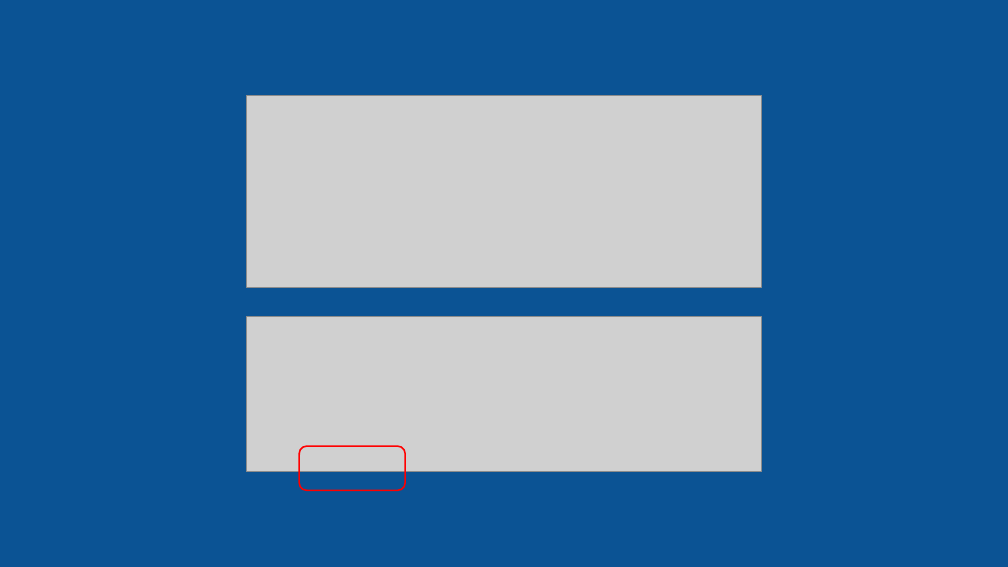
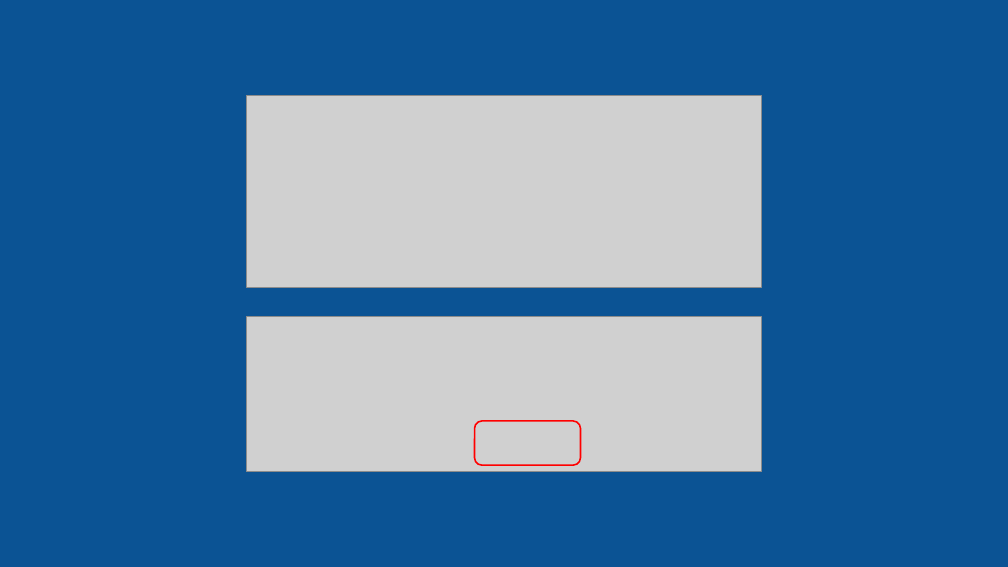
Before and after one commit to phil-a10/Talks, a slide deck: slide 24 of Data Engineering Using Free Tools/Learn Data Engineering For Free.pptx (slide 20 before the commit). Drawn at 1008x567 pixels with LibreOffice and Linux fonts; fonts in the diff are those of the drawing; grey boxes stand for pictures. Boxes give left, top, right and bottom in pixels: in the first picture for what was removed or moved away, otherwise in the second. Text is boxed around its words. In the diff, an @@ line names an element or a change of style, - is before the commit and + after.

```diff
--- a/Data Engineering Using Free Tools/Learn Data Engineering For Free.pptx
+++ b/Data Engineering Using Free Tools/Learn Data Engineering For Free.pptx
@@ rounded rectangle: place and size @@
-rounded rectangle at [299,446,405,490]
+rounded rectangle at [475,421,581,465]
```
Also in this commit, not shown: 8 other slides changed, 6 slides added, 2 slides removed, 2 other files.
